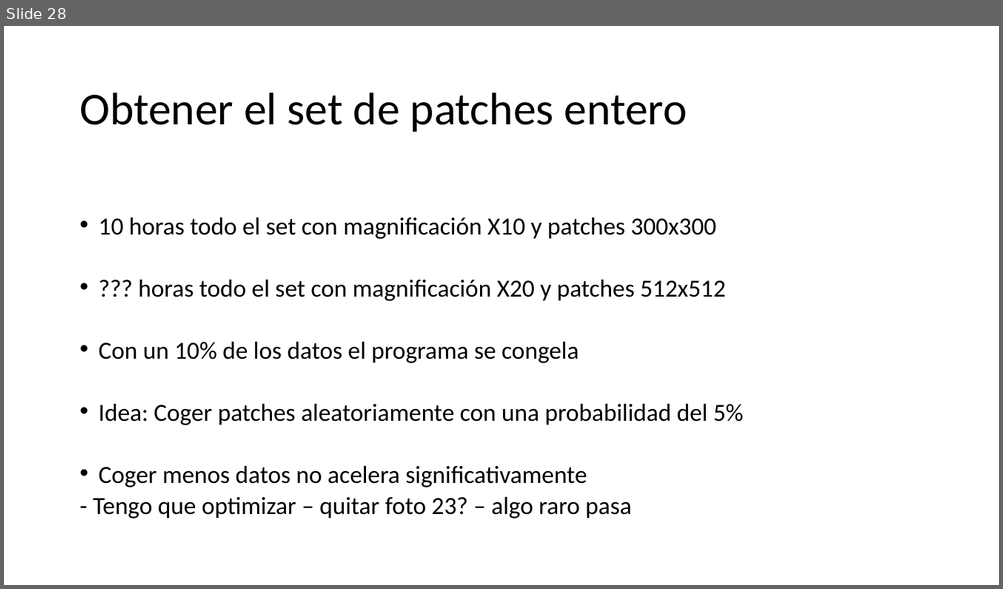
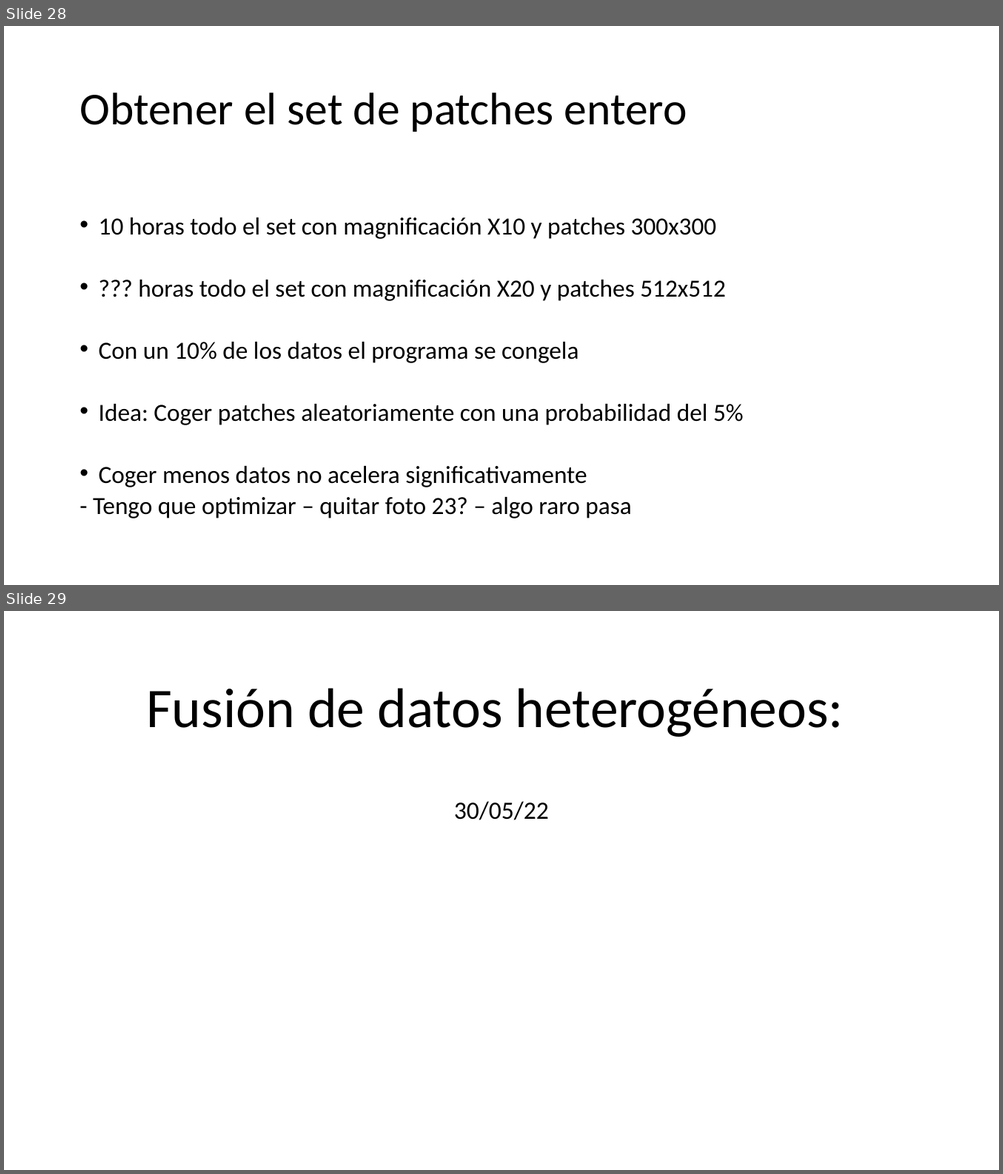
Before and after one commit to alejandroborj/heterogeneous-data, a slide deck: pregunta.pptx. Shown one above the other, each under a label of ours: slide 28 before the commit, slides 28 and 29 after it. The pictures are 1003x589 and 1003x1174 pixels, drawn with LibreOffice and Linux fonts; fonts in the diff are those of the drawing. Boxes give left, top, right and bottom in pixels: in the first picture for what was removed or moved away, otherwise in the second. Text is boxed around its words. In the diff, an @@ line names an element or a change of style, - is before the commit and + after.

```diff
--- a/pregunta.pptx
+++ b/pregunta.pptx
@@ slide 29 added at <box>4,611,999,1170</box>, background #FFFFFF @@
@@ title added at <box>146,688,843,737</box>, 54 pt, text #000000 @@
+Fusión de datos heterogéneos:
@@ subtitle added at <box>454,801,549,820</box>, 24 pt, text #000000 @@
+30/05/22
```
Also in this commit, not shown: 4 other slides added, 19 other files.
